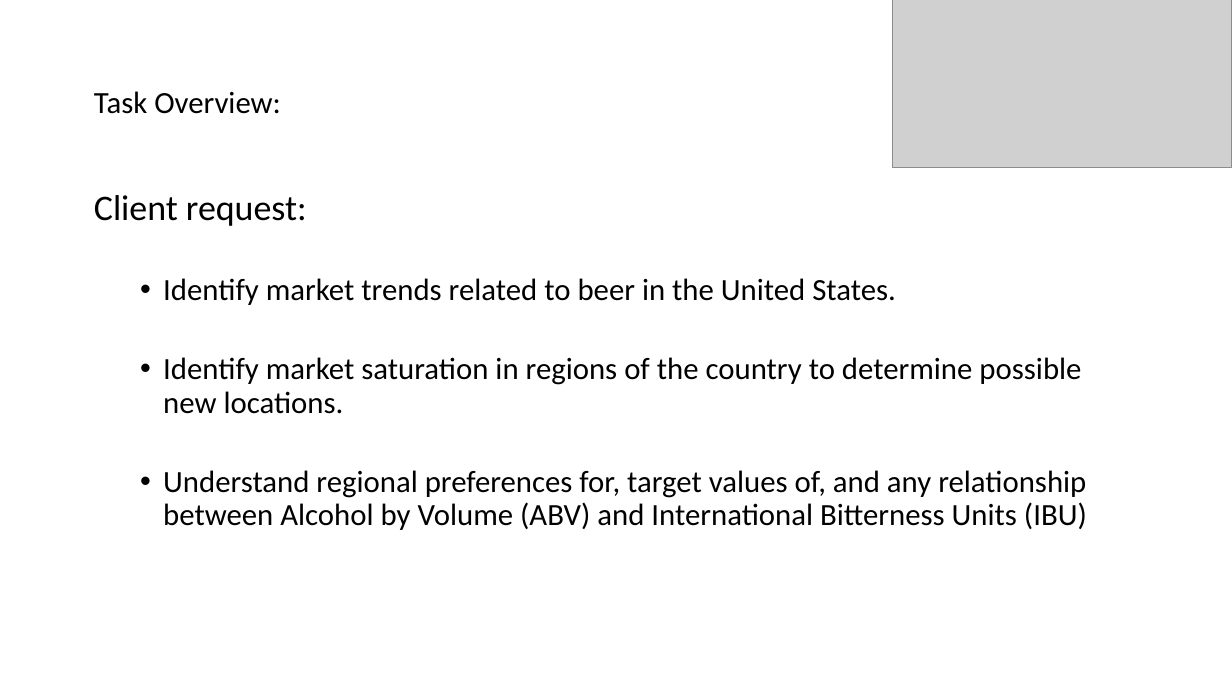
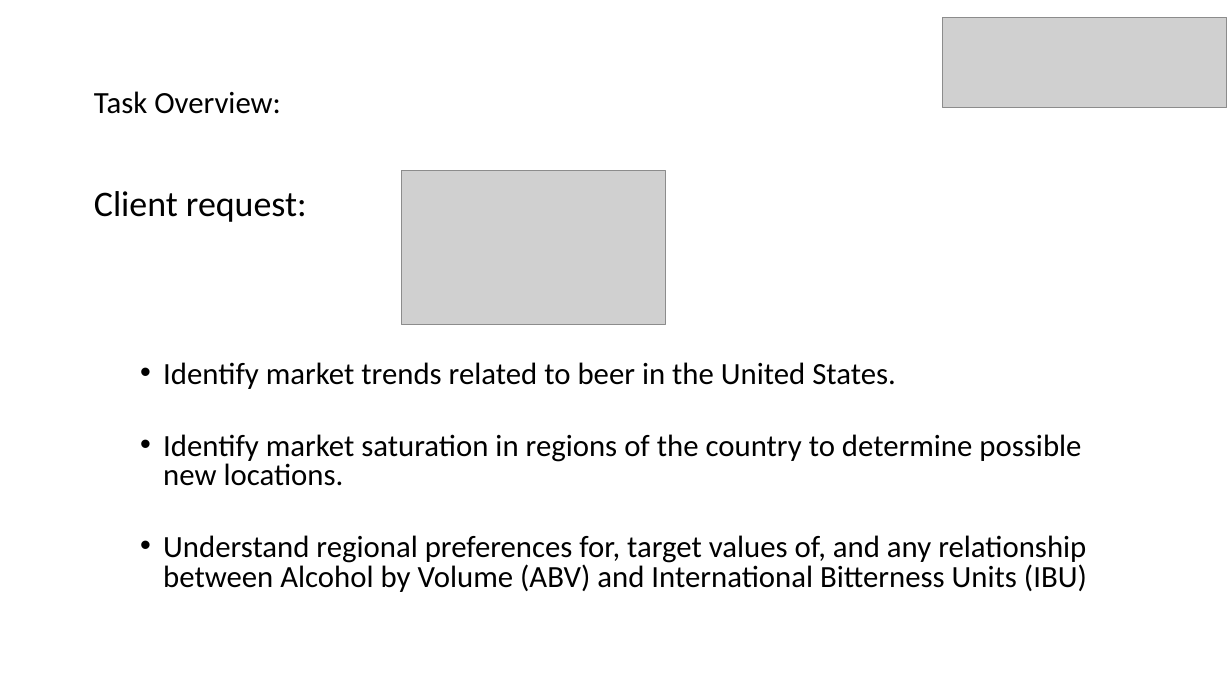
Before and after one commit to cwalenciak/dds_case_study_1, a slide deck: slide 2 of Presentation.pptx. Drawn at 1232x693 pixels with LibreOffice and Linux fonts; fonts in the diff are those of the drawing; grey boxes stand for pictures. Boxes give left, top, right and bottom in pixels: in the first picture for what was removed or moved away, otherwise in the second. Text is boxed around its words. In the diff, an @@ line names an element or a change of style, - is before the commit and + after.

```diff
--- a/Presentation.pptx
+++ b/Presentation.pptx
@@ picture: place and size @@
-picture at box(893, 0, 1232, 167)
+picture at box(944, 17, 1227, 107)
@@ picture added at box(402, 171, 666, 324) @@
@@ text "Client request:" at box(94, 191, 1087, 592): line spacing 0.9 to 0.8 @@
```
Also in this commit, not shown: 3 other slides changed.
